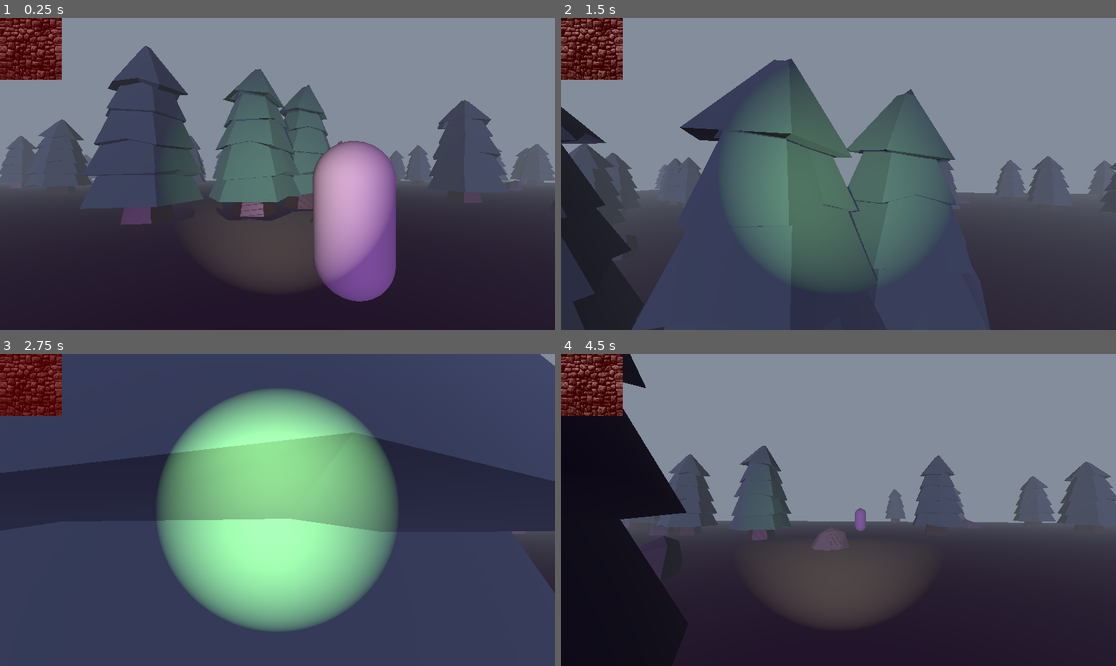
Above: before the commit, frames 1-4 (two rows, left to right).
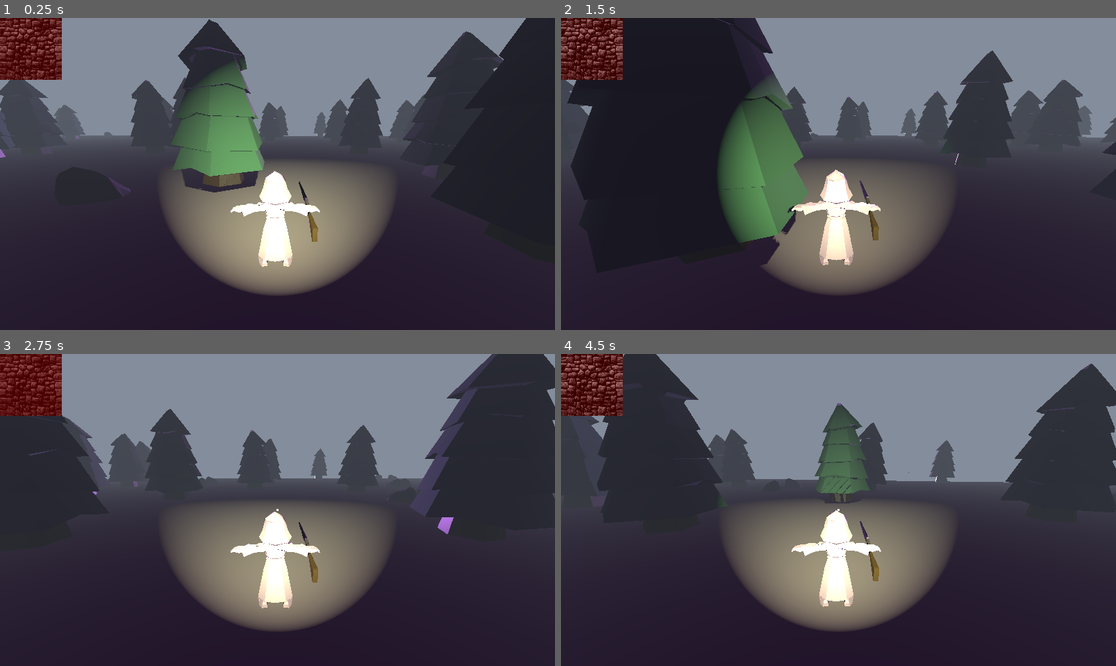
Above: after the commit, the same moments.

Repository: PawlakAidan/GodotProj1
Game: Godot game, scene res://Scenes/environment1.tscn
Two runs of this game, one before a commit and one after it. Both use one fixed random seed, a clock stepped at 60 frames per second and the inputs below.
Inputs (mouse positions are in pixels of both pictures, inside the frame that each line leads up to):
- Up to frame 1 (0.25 s): no input
- Up to frame 2 (1.5 s): tap Enter (ui_accept) at 0.5, 0.77 s; move the mouse to (866, 174) at 0.52 s; hold Up (ui_up) from 0.53 s (still down); click (866, 174) at 0.67 s; move the mouse to (810, 174) at 1.27 s; click (810, 174) at 1.42 s
- Up to frame 3 (2.75 s): keep holding Up (ui_up); tap Enter (ui_accept) at 1.52 s; move the mouse to (288, 503) at 2.02 s; click (288, 503) at 2.17 s
- Up to frame 4 (4.5 s): keep holding Up (ui_up); move the mouse to (832, 516) at 2.77 s; click (832, 516) at 2.92 s; tap Enter (ui_accept) at 3.02, 3.77 s; move the mouse to (877, 513) at 3.52 s; click (877, 513) at 3.67 s; move the mouse to (794, 506) at 4.27 s; click (794, 506) at 4.42 s

The runs differ from the first frame. In frame 1, 47% of the frame differs, in the area x 0-100%, y 0-91%; in frame 2, 66%; in frame 3, 86%, in the area x 0-100%, y 0-100%; in frame 4, 43%.

Commit message:
added gun and basic shooting, changed player model

Diff:
--- /dev/null
+++ b/Assets/Weapons/bullet.tscn
@@ -0,0 +1,16 @@
+[gd_scene load_steps=4 format=3 uid="uid://bxwmwphenscel"]
+
+[ext_resource type="Script" uid="uid://d3wq68vgijohe" path="res://bullet.gd" id="1_4cmwc"]
+
+[sub_resource type="SphereMesh" id="SphereMesh_x1kq8"]
+
+[sub_resource type="StandardMaterial3D" id="StandardMaterial3D_1gu20"]
+albedo_color = Color(1, 1, 0.43529412, 1)
+
+[node name="Bullet" type="Area3D"]
+script = ExtResource("1_4cmwc")
+
+[node name="MeshInstance3D" type="MeshInstance3D" parent="."]
+transform = Transform3D(0.05, 0, 0, 0, 0.05, 0, 0, 0, 0.05, 0, 0, 0)
+mesh = SubResource("SphereMesh_x1kq8")
+surface_material_override/0 = SubResource("StandardMaterial3D_1gu20")
--- /dev/null
+++ b/Assets/Weapons/repeater.gd
@@ -0,0 +1,18 @@
+extends Node3D
+
+@export var bullet_scene : PackedScene # Check the Inspector for this slot!
+@onready var muzzle = $Muzzle  # Must match the name in the tree exactly
+@onready var flash = $Muzzle/MeshInstance3D
+
+func shoot():
+	# 1. Flash
+	if flash:
+		flash.visible = true
+		await get_tree().create_timer(0.05).timeout
+		flash.visible = false
+
+	# 2. Bullet
+	if bullet_scene:
+		var new_bullet = bullet_scene.instantiate()
+		get_tree().root.add_child(new_bullet)
+		new_bullet.global_transform = muzzle.global_transform
--- a/Entities/Player/flashlight.gd
+++ b/Entities/Player/flashlight.gd
@@ -10,4 +10,4 @@
 func _process(_delta):
 	# Randomly adjust energy slightly to create a subtle buzz/flicker
 	if randf() > 0.95:
-		light_energy = randf_range(1.0, 2.0)
+		light_energy = randf_range(5.0, 10.0)
--- /dev/null
+++ b/Entities/Player/monkplayer.tscn
@@ -0,0 +1,48 @@
+[gd_scene load_steps=8 format=3 uid="uid://dalplcmj7qnmm"]
+
+[ext_resource type="PackedScene" uid="uid://c0got8666v0fm" path="res://Entities/Player/moi.glb" id="1_bdpd1"]
+[ext_resource type="PackedScene" uid="uid://x8gv4lfajdn" path="res://Assets/Weapons/repeater.glb" id="2_jk572"]
+[ext_resource type="Script" uid="uid://deur84hqpoqrs" path="res://Assets/Weapons/repeater.gd" id="3_eyqh4"]
+[ext_resource type="PackedScene" uid="uid://bxwmwphenscel" path="res://Assets/Weapons/bullet.tscn" id="4_eyqh4"]
+
+[sub_resource type="CapsuleShape3D" id="CapsuleShape3D_jk572"]
+
+[sub_resource type="CylinderMesh" id="CylinderMesh_jk572"]
+top_radius = 0.01
+bottom_radius = 0.05
+height = 0.3
+
+[sub_resource type="StandardMaterial3D" id="StandardMaterial3D_eyqh4"]
+albedo_color = Color(0.7590022, 0.7359925, 0.012769281, 1)
+emission_enabled = true
+emission = Color(0.65764385, 0.73766184, 0, 1)
+emission_energy_multiplier = 7.44
+
+[node name="Player" type="CharacterBody3D"]
+
+[node name="CollisionShape3D" type="CollisionShape3D" parent="."]
+transform = Transform3D(0.69, 0, 0, 0, 0.82, 0, 0, 0, 0.64, 0, 0.7636775, -0.054979473)
+shape = SubResource("CapsuleShape3D_jk572")
+
+[node name="moi" parent="." instance=ExtResource("1_bdpd1")]
+
+[node name="BoneAttachment3D" type="BoneAttachment3D" parent="moi/Armature_Monk/Skeleton3D" index="1"]
+transform = Transform3D(0.27853602, -0.88101834, -0.38239282, -0.91822684, -0.12755789, -0.37495074, 0.28156132, 0.45556074, -0.8445042, -0.5292668, 0.17357199, 0.1272546)
+bone_name = "Hand.r"
+bone_idx = 14
+
+[node name="repeater" parent="moi/Armature_Monk/Skeleton3D" index="2" instance=ExtResource("2_jk572")]
+transform = Transform3D(0.44, 0, 0, 0, 0.44, 0, 0, 0, 0.44, -0.5392295, 0.061807215, 0.5232808)
+script = ExtResource("3_eyqh4")
+bullet_scene = ExtResource("4_eyqh4")
+
+[node name="Muzzle" type="Marker3D" parent="moi/Armature_Monk/Skeleton3D/repeater"]
+transform = Transform3D(1, 0, 0, 0, 1, 0, 0, 0, 1, -0.00073575974, 0.3133073, 2.1458683)
+
+[node name="MeshInstance3D" type="MeshInstance3D" parent="moi/Armature_Monk/Skeleton3D/repeater/Muzzle"]
+transform = Transform3D(1, 0, 0, 0, -0.013229267, 0.9999125, 0, -0.9999125, -0.013229267, 0, 0, 0.14704752)
+visible = false
+mesh = SubResource("CylinderMesh_jk572")
+surface_material_override/0 = SubResource("StandardMaterial3D_eyqh4")
+
+[editable path="moi"]
--- a/Entities/Player/player.gd
+++ b/Entities/Player/player.gd
@@ -1,23 +1,25 @@
 extends CharacterBody3D
+@onready var camera = $Player/Camera3D
 @export var mouse_sensitivity = 0.002
-
 const SPEED = 5.0
 const JUMP_VELOCITY = 4.5
 
+# Ensure your Camera3D path is correct
+
+# Update this path to your rifle node
+@onready var rifle = $moi/Armature_Monk/Skeleton3D/repeater
 
 func _physics_process(delta: float) -> void:
-	# Add the gravity.
 	if not is_on_floor():
 		velocity += get_gravity() * delta
 
-	# Handle jump.
 	if Input.is_action_just_pressed("ui_accept") and is_on_floor():
 		velocity.y = JUMP_VELOCITY
 
-	# Get the input direction and handle the movement/deceleration.
-	# As good practice, you should replace UI actions with custom gameplay actions.
 	var input_dir := Input.get_vector("ui_left", "ui_right", "ui_up", "ui_down")
-	var direction := (transform.basis * Vector3(input_dir.x, 0, input_dir.y)).normalized()
+
+	# FIX 1: Negative input_dir.y makes "Up" move Forward (-Z)
+	var direction := (transform.basis * Vector3(-input_dir.x, 0, -input_dir.y)).normalized()
 	if direction:
 		velocity.x = direction.x * SPEED
 		velocity.z = direction.z * SPEED
@@ -29,21 +31,28 @@
 
 func _unhandled_input(event):
 	if event is InputEventMouseMotion:
-	   # Rotate the whole player left/right (Y axis)
+		# This rotates the whole player left/right
 		rotate_y(-event.relative.x * mouse_sensitivity)
-		# Rotate the camera up/down (X axis)
-		$Camera3D.rotate_x(-event.relative.y * mouse_sensitivity)
-		# Clamp the vertical look so you don't flip upside down
-		$Camera3D.rotation.x = clamp($Camera3D.rotation.x, -1.5, 1.5)
+
+		# This rotates ONLY the camera up/down
+		# We use .rotate_x because vertical looking is rotation around the X axis
+		if has_node("Camera3D"):
+			$Camera3D.rotate_x(event.relative.y * mouse_sensitivity)
+			# Clamp prevents the camera from flipping over
+			$Camera3D.rotation.x = clamp($Camera3D.rotation.x, deg_to_rad(-80), deg_to_rad(80))
 
 func _input(event):
-	# Press Escape to toggle the mouse cursor
 	if event.is_action_pressed("ui_cancel"):
 		if Input.mouse_mode == Input.MOUSE_MODE_CAPTURED:
 			Input.mouse_mode = Input.MOUSE_MODE_VISIBLE
 		else:
 			Input.mouse_mode = Input.MOUSE_MODE_CAPTURED
 
+	# Trigger the shooting logic we set up earlier
+	if event is InputEventMouseButton and event.button_index == MOUSE_BUTTON_LEFT and event.pressed:
+		if rifle:
+			rifle.shoot()
+
 func _ready():
 	DisplayServer.window_set_mode(DisplayServer.WINDOW_MODE_FULLSCREEN)
 	Input.mouse_mode = Input.MOUSE_MODE_CAPTURED
--- a/Entities/Player/player.tscn
+++ b/Entities/Player/player.tscn
@@ -21,7 +21,7 @@
 
 [node name="flashlight" type="SpotLight3D" parent="Camera3D"]
 light_color = Color(1, 1, 0.654902, 1)
-light_energy = 1.5
+light_energy = 11.232
 shadow_enabled = true
 spot_range = 15.487
 spot_angle = 31.02
--- a/Scenes/environment1.tscn
+++ b/Scenes/environment1.tscn
@@ -1,7 +1,6 @@
-[gd_scene load_steps=17 format=3 uid="uid://k8xtkmqvhhlb"]
+[gd_scene load_steps=19 format=3 uid="uid://k8xtkmqvhhlb"]
 
 [ext_resource type="Script" uid="uid://dep2opno7y3qa" path="res://Scenes/world_gen.gd" id="1_ccn0c"]
-[ext_resource type="PackedScene" uid="uid://bjwni7uj1yfvh" path="res://Entities/Player/player.tscn" id="1_ryjrx"]
 [ext_resource type="PackedScene" uid="uid://yodbuip66tqa" path="res://Assets/Environment/tree.tscn" id="2_bo1e2"]
 [ext_resource type="PackedScene" uid="uid://c2ivsohao5ck6" path="res://Entities/Enemies/Cultist/cultist.tscn" id="2_ccn0c"]
 [ext_resource type="PackedScene" uid="uid://h5xaq37ddfo6" path="res://Assets/Environment/rock.tscn" id="3_5aqpm"]
@@ -10,6 +9,9 @@
 [ext_resource type="Texture2D" uid="uid://d1bb7q85gqmd4" path="res://Assets/UI/stone.jpg" id="8_2i6bb"]
 [ext_resource type="Texture2D" uid="uid://bio80lru1c5qb" path="res://Assets/UI/blood.jpg" id="9_appwy"]
 [ext_resource type="Script" uid="uid://w2832g66ewok" path="res://Scenes/texture_progress_bar.gd" id="10_2i6bb"]
+[ext_resource type="PackedScene" uid="uid://dalplcmj7qnmm" path="res://Entities/Player/monkplayer.tscn" id="10_appwy"]
+[ext_resource type="Script" uid="uid://kd684woe14k" path="res://Entities/Player/player.gd" id="11_appwy"]
+[ext_resource type="Script" uid="uid://da1csbpf0bsfy" path="res://Entities/Player/flashlight.gd" id="12_8kup2"]
 
 [sub_resource type="PackedScene" id="PackedScene_bo1e2"]
 _bundled = {
@@ -76,9 +78,6 @@
 transform = Transform3D(1, 0, 0, 0, 1, 0, 0, 0, 1, 0, 20.412521, -4.368183)
 light_color = Color(0.78996027, 0.4959967, 1, 1)
 
-[node name="Player" parent="." instance=ExtResource("1_ryjrx")]
-transform = Transform3D(1, 0, 0, 0, 1, 0, 0, 0, 1, -0.5298381, 1.5402986, -0.35717726)
-
 [node name="Cultist" parent="." instance=ExtResource("2_ccn0c")]
 transform = Transform3D(1, 0, 0, 0, 1, 0, 0, 0, 1, 0.6849117, 1.702217, -4.0592556)
 
@@ -103,4 +102,45 @@
 texture_progress = ExtResource("9_appwy")
 script = ExtResource("10_2i6bb")
 
+[node name="CenterContainer" type="CenterContainer" parent="CanvasLayer"]
+anchors_preset = 8
+anchor_left = 0.5
+anchor_top = 0.5
+anchor_right = 0.5
+anchor_bottom = 0.5
+offset_left = -20.0
+offset_top = -20.0
+offset_right = 20.0
+offset_bottom = 20.0
+grow_horizontal = 2
+grow_vertical = 2
+mouse_filter = 2
+
+[node name="Control" type="Control" parent="CanvasLayer/CenterContainer"]
+layout_mode = 2
+mouse_filter = 2
+
+[node name="ColorRect" type="ColorRect" parent="CanvasLayer/CenterContainer/Control"]
+layout_mode = 0
+offset_left = -2.0
+offset_top = -2.0
+offset_right = 2.0
+offset_bottom = 2.0
+mouse_filter = 2
+
+[node name="Player" parent="." instance=ExtResource("10_appwy")]
+transform = Transform3D(1, 0, 0, 0, 1, 0, 0, 0, 1, 0, 0.58395183, 0)
+script = ExtResource("11_appwy")
+
+[node name="Camera3D" type="Camera3D" parent="Player"]
+transform = Transform3D(-0.9999422, 0, 0.010750993, 0.0024211898, 0.9743111, 0.22519313, -0.010474812, 0.22520612, -0.9742548, 0.001, 2.1384416, -2.9806256)
+
+[node name="flashlight" type="SpotLight3D" parent="Player/Camera3D"]
+light_color = Color(1, 1, 0.654902, 1)
+light_energy = 11.232
+shadow_enabled = true
+spot_range = 15.487
+spot_angle = 31.02
+script = ExtResource("12_8kup2")
+
 [connection signal="timeout" from="EnemySpawner/Timer" to="EnemySpawner" method="_on_timer_timeout"]
--- /dev/null
+++ b/bullet.gd
@@ -0,0 +1,12 @@
+extends Area3D
+
+var speed = 50.0
+
+func _process(delta):
+	# Move the bullet forward along its own Z-axis
+	position += transform.basis.z * speed * delta
+
+# Optional: Delete bullet after 2 seconds so they don't lag the game
+func _ready():
+	await get_tree().create_timer(2.0).timeout
+	queue_free()
Not shown, added: Assets/Weapons/repeater.gd.uid
Binary file added: Assets/Weapons/repeater.glb
Not shown, added: Assets/Weapons/repeater.glb.import
Binary file added: Entities/Player/moi.glb
Not shown, added: Entities/Player/moi.glb.import
Not shown, added: bullet.gd.uid
Not shown, added: Entities/Player/monkplayer.tscn4035462195.tmp
